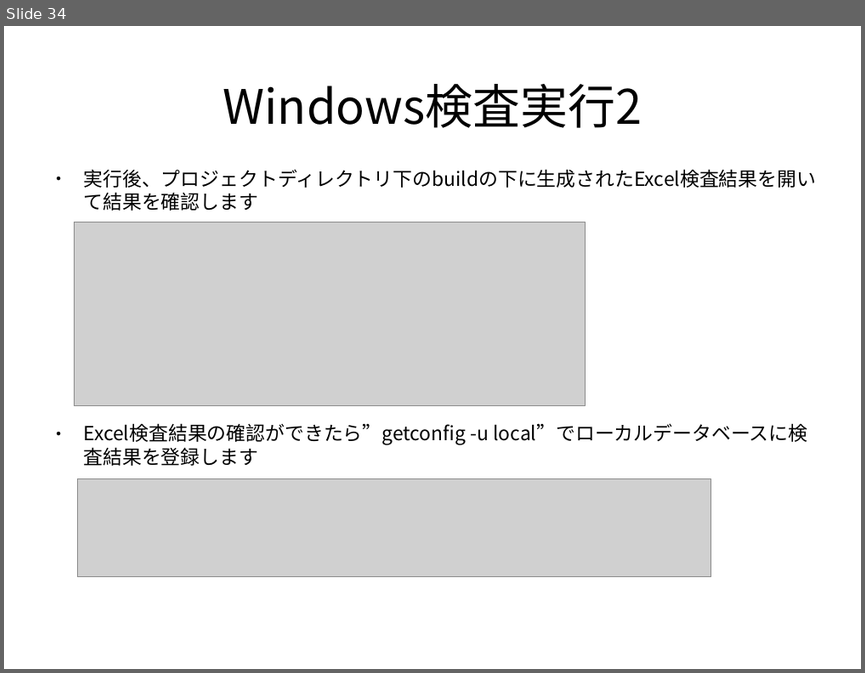
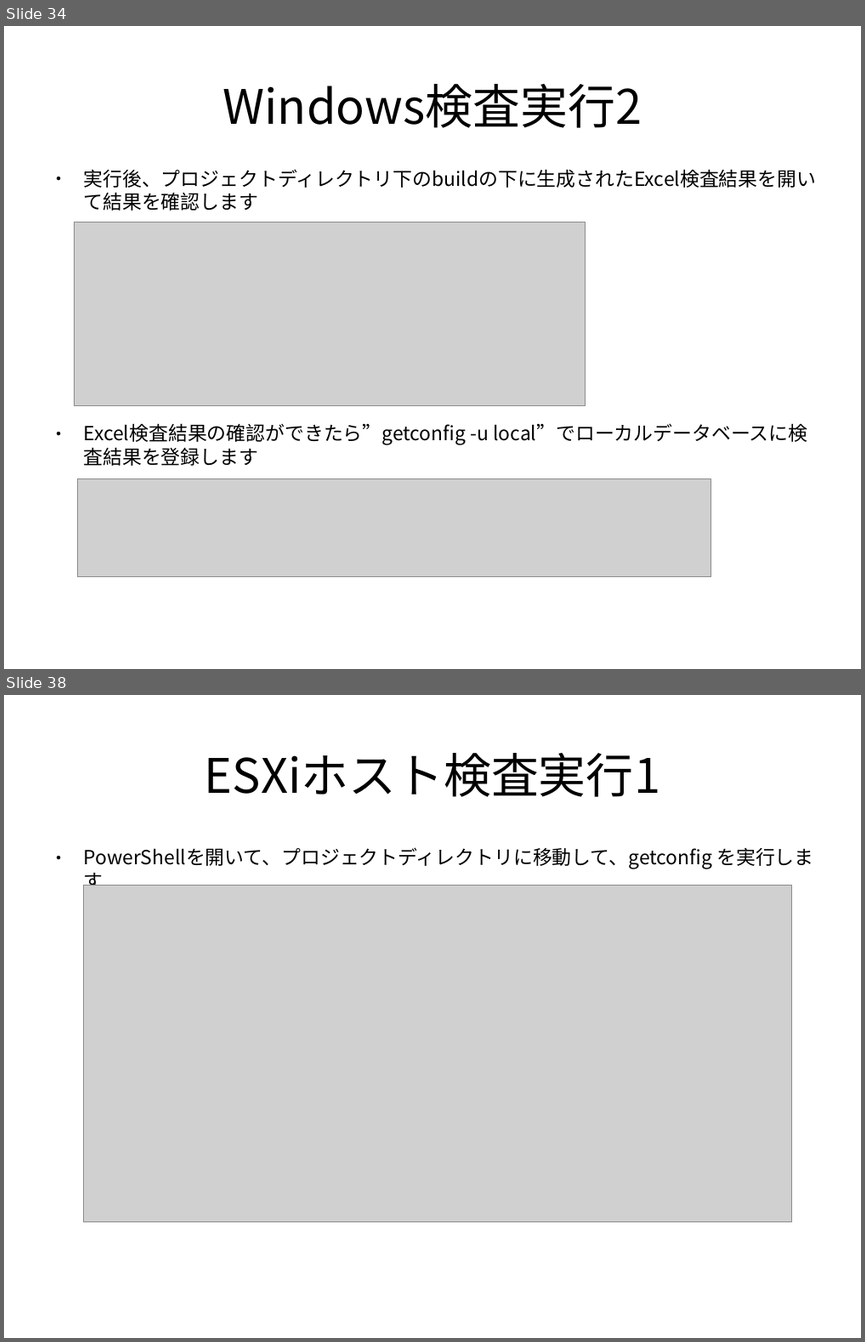
Before and after one commit to frsw3nr/gradle-server-acceptance, a slide deck: docs/jp/tutorial_test_pc.pptx. Shown one above the other, each under a label of ours: slide 34 before the commit, slides 34 and 38 after it; the slides between them are not shown. The pictures are 865x673 and 865x1342 pixels, drawn with LibreOffice and Linux fonts; fonts in the diff are those of the drawing; grey boxes stand for pictures. Boxes give left, top, right and bottom in pixels: in the first picture for what was removed or moved away, otherwise in the second. Text is boxed around its words. In the diff, an @@ line names an element or a change of style, - is before the commit and + after.

```diff
--- a/docs/jp/tutorial_test_pc.pptx
+++ b/docs/jp/tutorial_test_pc.pptx
@@ slide 38 added at bbox=[4, 695, 861, 1338], background #FFFFFF @@
@@ text added at bbox=[205, 753, 660, 797], 44 pt, text #000000 @@
+ESXiホスト検査実行1
@@ text added at bbox=[84, 847, 813, 885], 18 pt, text #000000 @@
+● PowerShellを開いて、プロジェクトディレクトリに移動して、getconfig を実行します
@@ picture added at bbox=[83, 885, 792, 1222] @@
```
Also in this commit, not shown: 2 slides changed, 4 other slides added, 1 other file.
